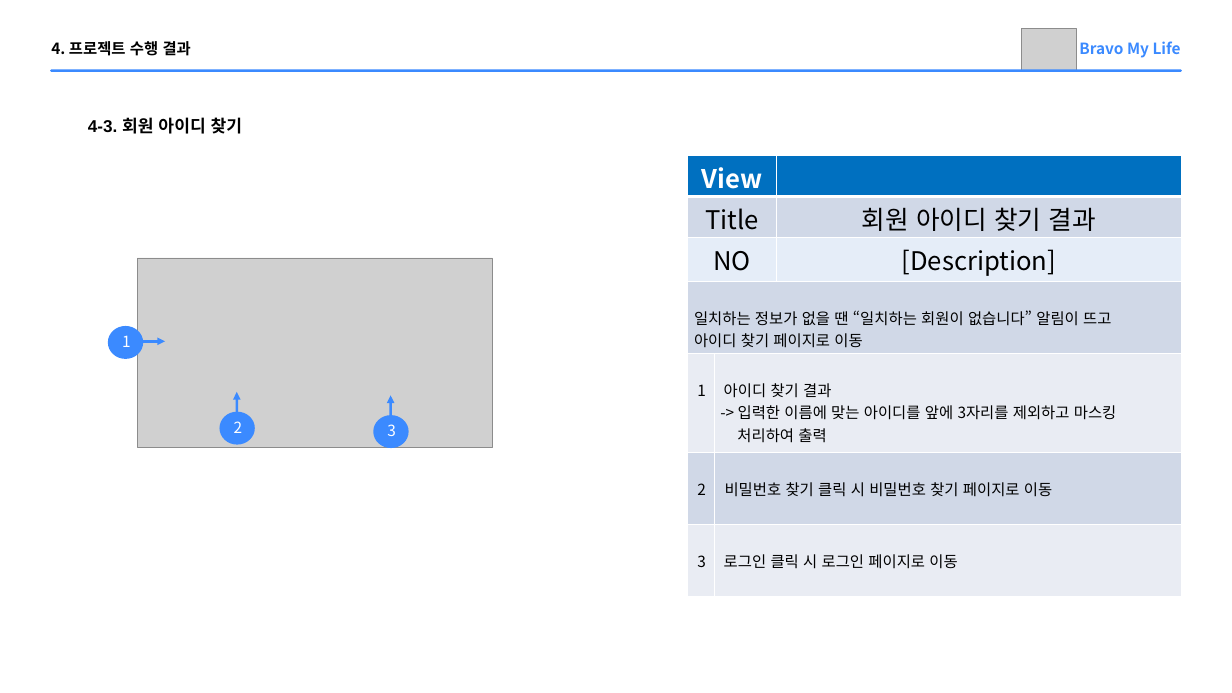
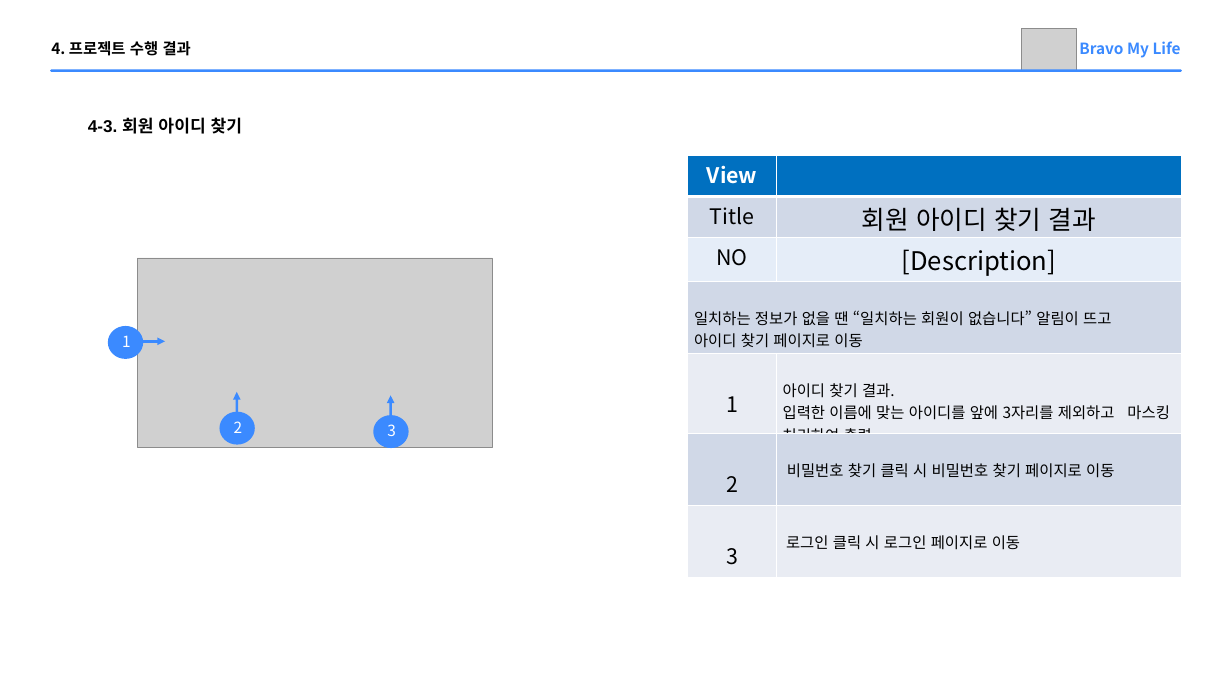
Before and after one commit to Parkjisoo00/ecommerce.saturn, a slide deck: slide 22 of resource/10.prepare/Saturn 미완성.pptx. Drawn at 1232x693 pixels with LibreOffice and Linux fonts; fonts in the diff are those of the drawing; grey boxes stand for pictures. Boxes give left, top, right and bottom in pixels: in the first picture for what was removed or moved away, otherwise in the second. Text is boxed around its words. In the diff, an @@ line names an element or a change of style, - is before the commit and + after.

```diff
--- a/resource/10.prepare/Saturn 미완성.pptx
+++ b/resource/10.prepare/Saturn 미완성.pptx
@@ table at (688, 155, 1181, 578) @@
-column 2:  |  |  |  | 아이디 찾기 결과 / -> 입력한 이름에 맞는 아이디를 앞에 3자리를 제외하고 마스킹 / 처리하여 출력 | 비밀번호 찾기 클릭 시 비밀번호 찾기 페이지로 이동 | 로그인 클릭 시 로그인 페이지로 이동
-column 3:  | 회원 아이디 찾기 결과 | [Description] |  |  |  | 
+column 2:  | 회원 아이디 찾기 결과 | [Description] |  | 아이디 찾기 결과. / 입력한 이름에 맞는 아이디를 앞에 3자리를 제외하고 마스킹 처리하여 출력 | 비밀번호 찾기 클릭 시 비밀번호 찾기 페이지로 이동 | 로그인 클릭 시 로그인 페이지로 이동
```
Also in this commit, not shown: 15 other slides changed.
